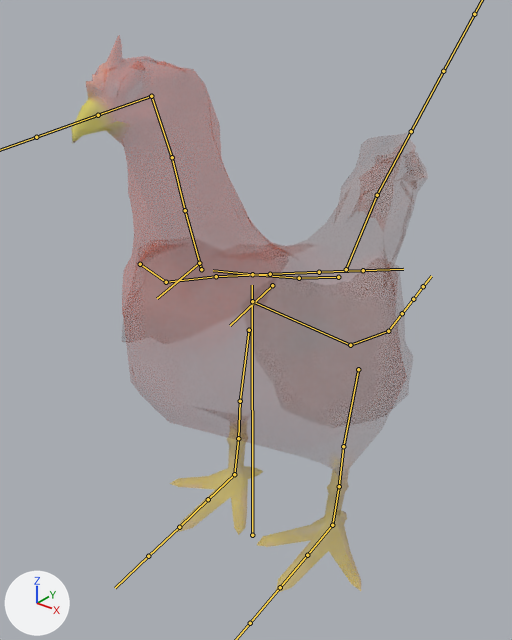
The FBX model Assets/Animals_FREE/Meshes/chicken2.fbx as it was, and as the next commit left it.
Rendered twice from a 50 mm lens placed at (0.376, -0.465, 0.551), pointed at (-0.026, 0.038, 0.24). Arrows for +X, +Y and +Z are at lower left; the lights stay in place. The bones that bend it are drawn over the model as lines.

Objects in the first picture: 'chicken_001'.
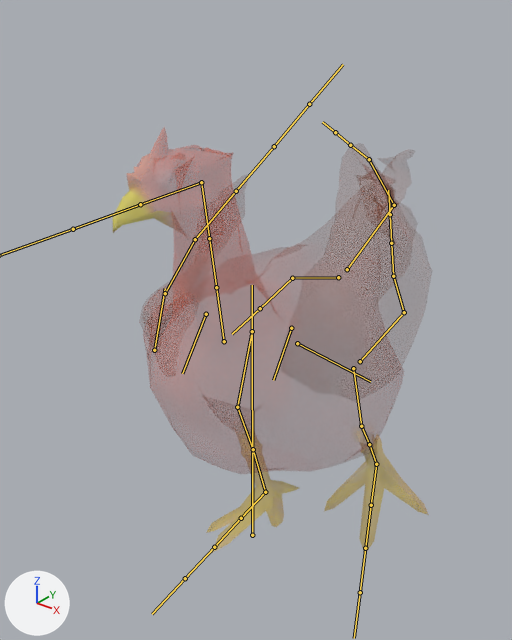
The newer file adds an action. The first version stands in its rest pose; the second is drawn at frame 40 of the action 'chicken.001|chicken.002|chicken.001|Action'.

Location of each change, [x1, y1, x2, y2] in pixels of the pictures (512 x 640 px):
'chicken_001', posed: before [71, 90, 361, 593]; after [113, 182, 424, 554]
bone 'spine.002', root to tip: before (338, 277) to (297, 278); after (338, 277) to (291, 278)
bone 'spine.003', root to tip: before (299, 278) to (252, 274); after (292, 278) to (260, 308)
bone 'spine.005', root to tip: before (201, 269) to (185, 210); after (224, 341) to (216, 287)
bone 'scull', root to tip: before (151, 96) to (98, 115); after (201, 182) to (140, 204)
bone 'Wing.R', root to tip: before (140, 264) to (166, 282); after (154, 350) to (165, 288)
bone 'thigh.R', root to tip: before (249, 330) to (240, 401); after (252, 331) to (237, 407)
bone 'shin.R', root to tip: before (240, 401) to (238, 438); after (237, 407) to (253, 449)
bone 'spine.001', root to tip: before (346, 269) to (377, 195); after (347, 269) to (394, 205)
bone 'spine', root to tip: before (377, 195) to (411, 131); after (394, 205) to (369, 159)
bone 'thigh.L', root to tip: before (358, 369) to (343, 446); after (353, 368) to (361, 426)
bone 'shin.L', root to tip: before (343, 446) to (339, 486); after (361, 426) to (369, 444)

What the commit changed:
Bone 'spine.002' (bone_spine_002) turns from (0, 0, 0) to (-1, 2, -6) degrees about its own x, y and z.
Bone 'spine.003' (bone_spine_003) turns from (0, 0, 0) to (-20, 5, 18) degrees about its own x, y and z.
Bone 'spine.005' (bone_spine_005) turns from (0, 0, 0) to (25, 24, 15) degrees about its own x, y and z.
Bone 'scull' (bone_scull) turns from (0, 0, 0) to (-1, 6, -57) degrees about its own x, y and z.
Bone 'Wing.R' (bone_wing_r) turns from (0, 0, 0) to (-17, -13, 6) degrees about its own x, y and z.
Bone 'thigh.R' (bone_thigh_r) turns from (0, 0, 0) to (22, -9, 8) degrees about its own x, y and z.
Bone 'shin.R' (bone_shin_r) turns from (0, 0, 0) to (-13, 11, 22) degrees about its own x, y and z.
Bone 'spine.001' (bone_spine_001) turns from (0, 0, 0) to (-12, -24, -4) degrees about its own x, y and z.
Bone 'spine' (bone_spine) turns from (0, 0, 0) to (62, 65, 120) degrees about its own x, y and z.
Bone 'thigh.L' (bone_thigh_l) turns from (0, 0, 0) to (-29, -17, 5) degrees about its own x, y and z.
Bone 'shin.L' (bone_shin_l) turns from (0, 0, 0) to (-10, -5, 1) degrees about its own x, y and z.
